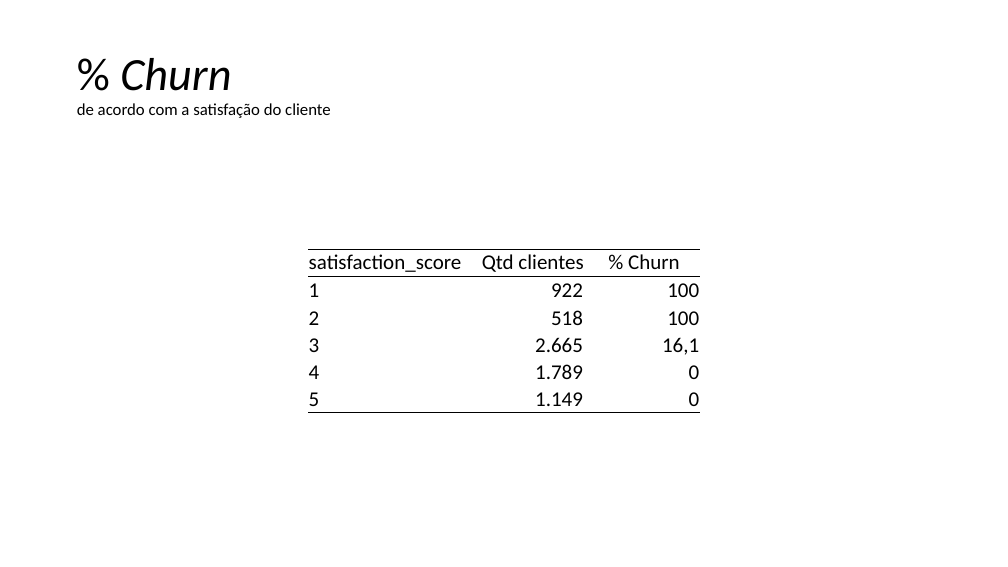
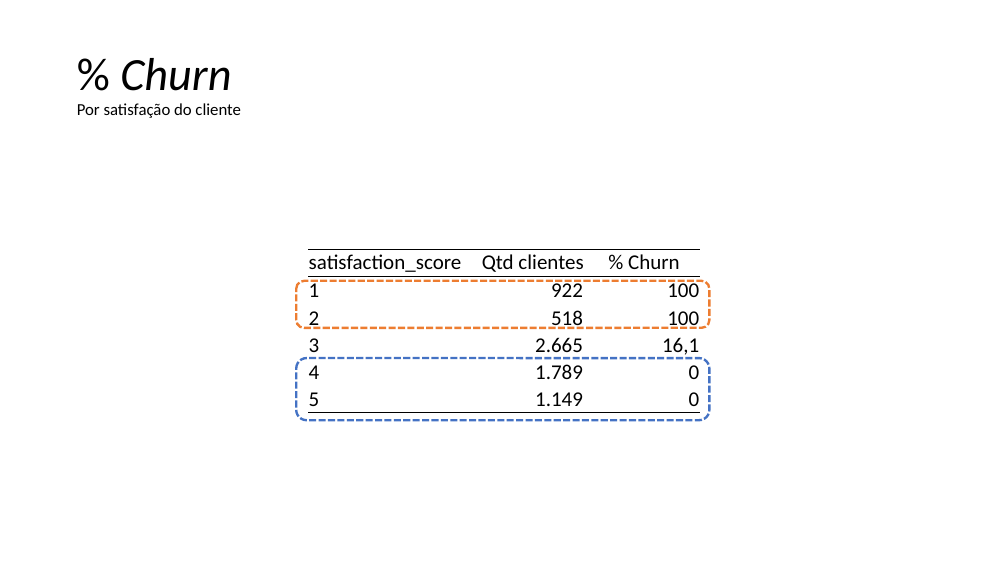
Before and after one commit to franzmonteiro/new_telco_churn, a slide deck: slide 14 of apresentacao.pptx (slide 8 before the commit). Drawn at 1008x567 pixels with LibreOffice and Linux fonts; fonts in the diff are those of the drawing; background and template pictures are left out. Boxes give left, top, right and bottom in pixels: in the first picture for what was removed or moved away, otherwise in the second. Text is boxed around its words. In the diff, an @@ line names an element or a change of style, - is before the commit and + after.

```diff
--- a/apresentacao.pptx
+++ b/apresentacao.pptx
@@ title at (77, 58, 241, 118): text changed @@
-% Churn
-de acordo com a satisfação do cliente
+% Churn
+Por satisfação do cliente
@@ rounded rectangle added at (296, 281, 710, 328), outline #ED7D31 2.25 pt dashed @@
@@ rounded rectangle added at (296, 358, 710, 420), outline #4472C4 2.25 pt dashed @@
```
Also in this commit, not shown: 8 other slides changed, 11 slides added, 8 slides removed.
